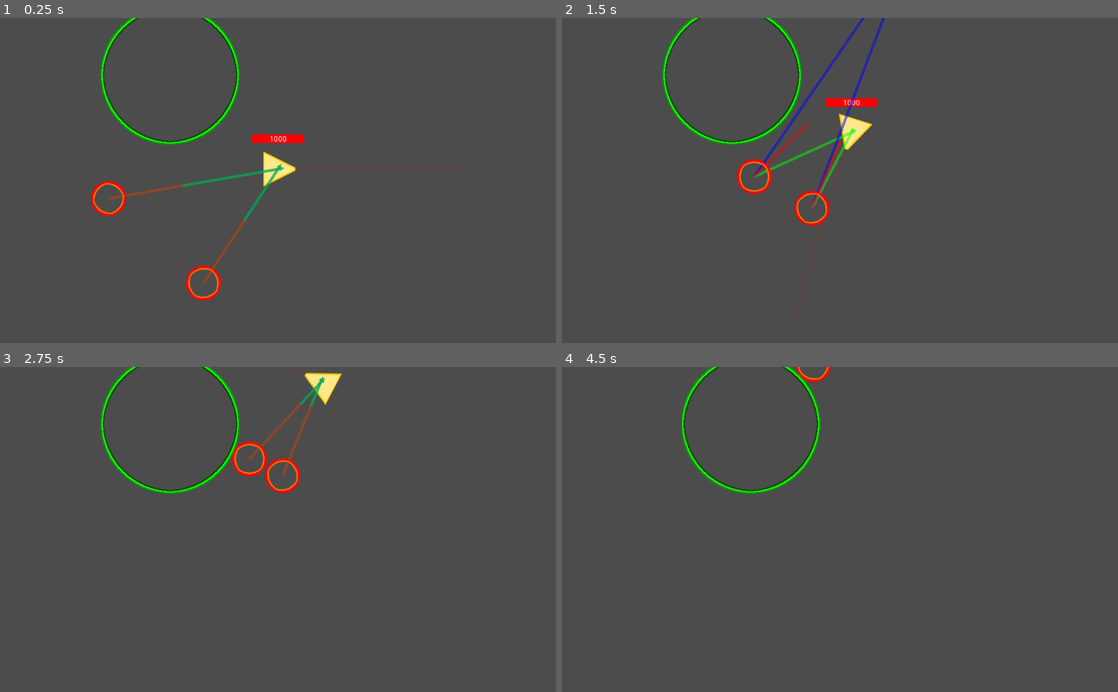
Above: before the commit, frames 1-4 (two rows, left to right).
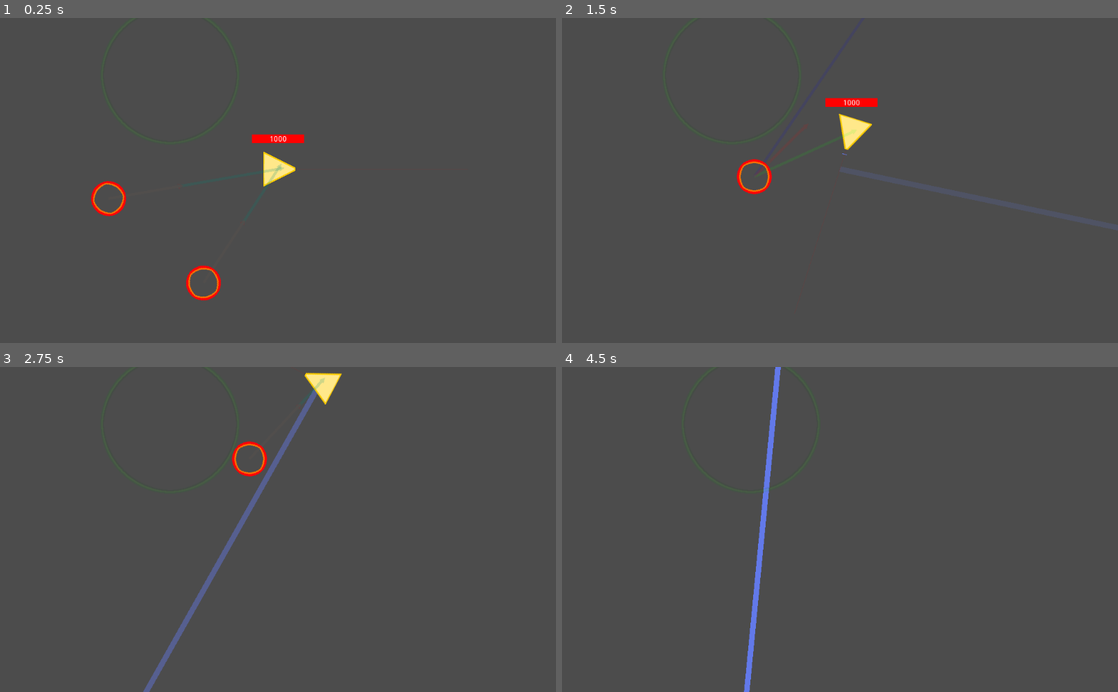
Above: after the commit, the same moments.

Repository: concernedsyndicate/AI
Game: Godot game, scene res://MainScene.tscn
The game is run twice, just before and just after one commit, with the same random seed, the same clock (stepped at 60 frames per second) and the same inputs.
Inputs:
- Up to frame 1 (0.25 s): no input
- Up to frame 2 (1.5 s): hold Right (right) 0.53-1.28 s; tap Space (shoot) at 0.6, 1.35 s; hold S (down) from 1.28 s (still down)
- Up to frame 3 (2.75 s): release S (down) at 2.03 s; hold Right (right) from 2.03 s (still down); tap Space (shoot) at 2.1 s
- Up to frame 4 (4.5 s): release Right (right) at 2.78 s; hold Up (up) 2.78-3.53 s; tap Space (shoot) at 2.85, 3.6, 4.35 s; hold Left (left) from 3.53 s (still down)

The runs differ from the first frame. In frame 1, 1.4% of the frame differs, in the area x 18-85%, y 0-82%; in frame 2, 2.2%; in frame 3, 2.4%, in the area x 18-59%, y 0-100%; in frame 4, 2.0%.

Commit message:
Added shooting

Diff:
--- a/Nodes/Monster.tscn
+++ b/Nodes/Monster.tscn
@@ -16,9 +16,11 @@
 gravity = 98.0
 linear_damp = 0.1
 angular_damp = 1.0
+collision_layer = 2
 audio_bus_override = false
 audio_bus_name = "Master"
 script = ExtResource( 1 )
+_sections_unfolded = [ "Collision" ]
 
 [node name="Sprite" type="Sprite" parent="."]
 rotation = 1.5708
--- a/Nodes/Obstacle.tscn
+++ b/Nodes/Obstacle.tscn
@@ -10,4 +10,5 @@
 radius = 128
 
 [node name="Sprite" type="Sprite" parent="."]
+modulate = Color( 1, 1, 1, 0.1 )
 texture = ExtResource( 2 )
--- a/Nodes/Player.tscn
+++ b/Nodes/Player.tscn
@@ -137,3 +137,11 @@
 radial_center_offset = Vector2( 0, 0 )
 nine_patch_stretch = false
 _sections_unfolded = [ "Rect", "texture_under" ]
+
+[node name="Railcast" type="RayCast2D" parent="."]
+enabled = true
+exclude_parent = true
+cast_to = Vector2( 1000, 0 )
+collision_mask = 2
+collide_with_areas = true
+collide_with_bodies = false
--- /dev/null
+++ b/Nodes/RailgunBullet.tscn
@@ -0,0 +1,24 @@
+[gd_scene load_steps=2 format=2]
+
+[sub_resource type="GDScript" id=1]
+
+script/source = "extends Node2D
+
+onready var line = $Line2D
+
+func _process(delta):
+	line.modulate.a -= delta
+	if line.modulate.a <= 0: queue_free()"
+
+[node name="RailgunBullet" type="Node2D"]
+z_index = -1
+script = SubResource( 1 )
+_sections_unfolded = [ "Z Index" ]
+
+[node name="Line2D" type="Line2D" parent="."]
+points = PoolVector2Array( 0, 0, 1000, 0 )
+width = 10.0
+default_color = Color( 0.4, 0.5, 1, 1 )
+sharp_limit = 2.0
+round_precision = 8
+_sections_unfolded = [ "points" ]
--- a/Scripts/Monster.gd
+++ b/Scripts/Monster.gd
@@ -78,9 +78,9 @@
 
 func _draw():
 	draw_set_transform(Vector2(), -rotation, Vector2(1, 1))
-	draw_vector(Vector2(0,0), to_target_heading, Color(0, 0, 1, 0.5), 5)  # blue
-	draw_vector(Vector2(0,0), to_target, Color(0, 1, 0, 0.5), 5)  # green
-	draw_vector(Vector2(0,0), velocity, Color(1, 0, 0, 0.5), 5)  # red
+	draw_vector(Vector2(0,0), to_target_heading, Color(0, 0, 1, 0.1), 5)  # blue
+	draw_vector(Vector2(0,0), to_target, Color(0, 1, 0, 0.1), 5)  # green
+	draw_vector(Vector2(0,0), velocity, Color(1, 0, 0, 0.1), 5)  # red
 
 func draw_vector( origin, vector, color, arrow_size ):
 	if vector.length_squared() > 1:
--- a/Scripts/Player.gd
+++ b/Scripts/Player.gd
@@ -9,19 +9,31 @@
 var rotation_dir = 0
 
 func _process(delta):
-	process_input()
+	process_move(delta)
+	process_attack(delta)
+
+func process_move(delta):
+	velocity = Vector2(speed * (int(Input.is_action_pressed("up")) - int(Input.is_action_pressed("down"))), 0).rotated(rotation)
+	rotation_dir = int(Input.is_action_pressed("right")) - int(Input.is_action_pressed("left"))
 
 	rotation += rotation_dir * rotation_speed * delta
 	$UI.rotation = -rotation
 
 	move_and_slide(velocity)
 
-func process_input():
-	velocity = Vector2(speed * (int(Input.is_action_pressed("up")) - int(Input.is_action_pressed("down"))), 0).rotated(rotation)
-	rotation_dir = int(Input.is_action_pressed("right")) - int(Input.is_action_pressed("left"))
+func process_attack(delta):
+	if Input.is_action_just_pressed("shoot"):
+		var bullet = preload("res://Nodes/RailgunBullet.tscn").instance()
+		get_parent().add_child(bullet)
+		bullet.position = position
+		bullet.rotation = rotation
+
+		if $Railcast.is_colliding():
+			$Railcast.get_collider().queue_free()
+			bullet.line.points[1].x = 1
 
 func _draw():
-	draw_line(Vector2(0,0), Vector2(speed, 0).rotated(rotation), Color(1, 0, 0, 0.5), 1)
+	draw_line(Vector2(0,0), Vector2(speed, 0).rotated(rotation), Color(1, 0, 0, 0.1), 1)
 	# dlaczego nie jest w stanie rysowac dla 'velocity' ? //bo musisz robić update()
 
 func set_health(h):
